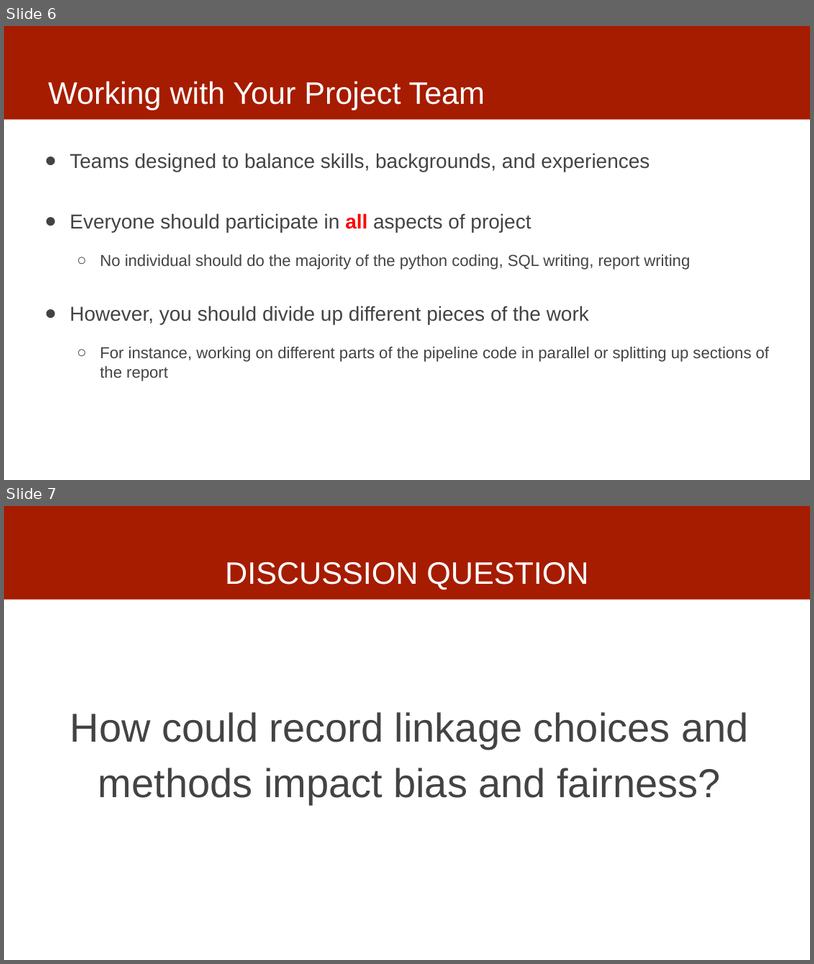
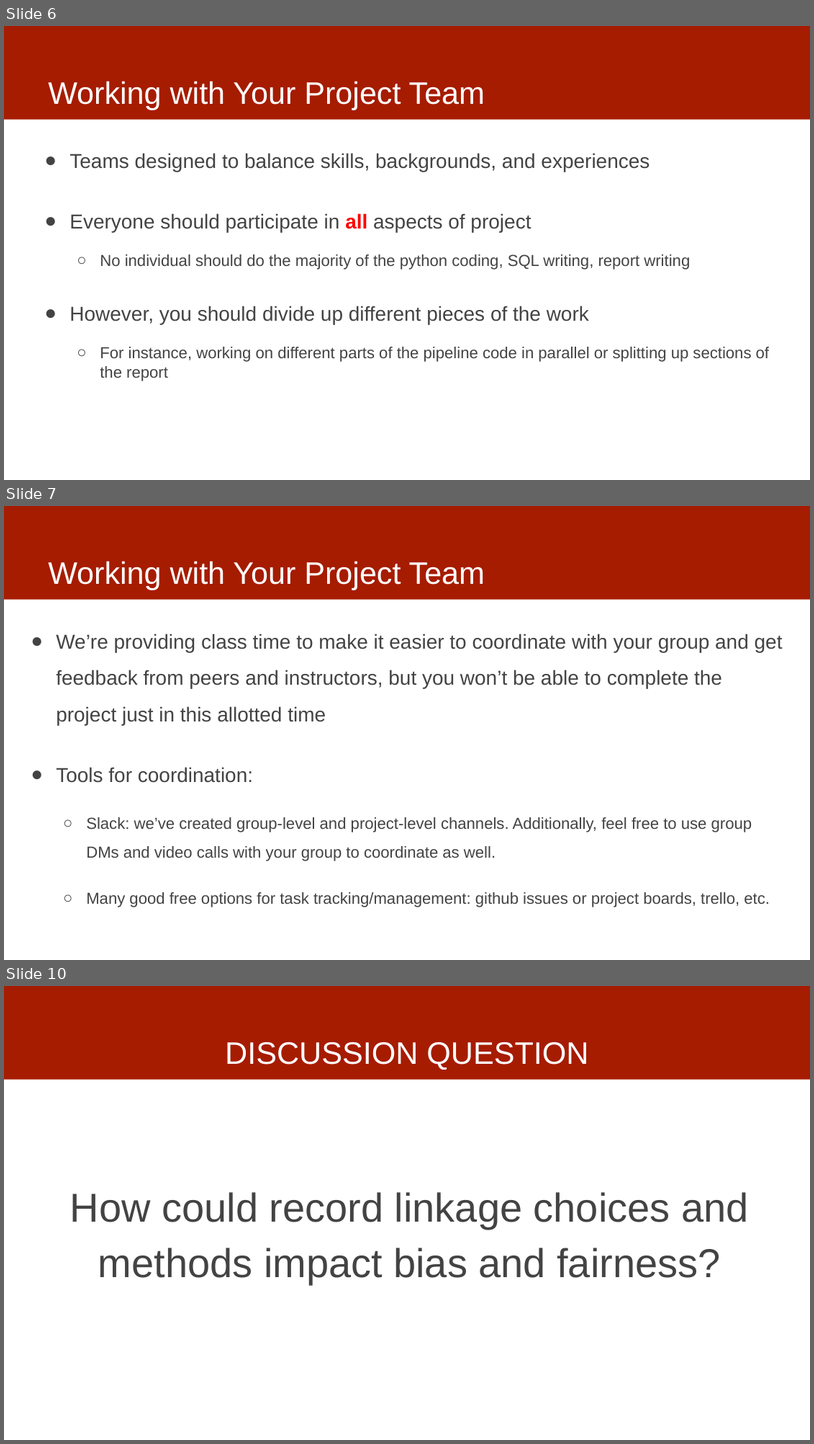
Before and after one commit to dssg/mlforpublicpolicylab, a slide deck: 02 - Case Studies and Acquiring Data/data -- discussion.pptx. Shown one above the other, each under a label of ours: slides 6 and 7 before the commit, slides 6, 7 and 10 after it; the slides between them are not shown. The pictures are 814x964 and 814x1444 pixels, drawn with LibreOffice and Linux fonts; fonts in the diff are those of the drawing. Boxes give left, top, right and bottom in pixels: in the first picture for what was removed or moved away, otherwise in the second. Text is boxed around its words. In the diff, an @@ line names an element or a change of style, - is before the commit and + after.

```diff
--- a/02 - Case Studies and Acquiring Data/data -- discussion.pptx
+++ b/02 - Case Studies and Acquiring Data/data -- discussion.pptx
@@ slide 7 added at (x1=4, y1=506, x2=810, y2=960), background #FFFFFF; not listed: 1 template element that a slide beside it also shows @@
@@ title added at (x1=48, y1=561, x2=485, y2=590), 37 pt, text #FFFFFF @@
+Working with Your Project Team
@@ text added at (x1=56, y1=633, x2=783, y2=907), 19 pt, text #434343 @@
+● We’re providing class time to make it easier to coordinate with your group and get feedback from peers and instructors, but you won’t be able to complete the project just in this allotted time
+● Tools for coordination:
+  ○ Slack: we’ve created group-level and project-level channels. Additionally, feel free to use group DMs and video calls with your group to coordinate as well.
+  ○ Many good free options for task tracking/management: github issues or project boards, trello, etc.
@@ what was slide 7 is now slide 10 @@
```
Also in this commit, not shown: 2 other slides added.
